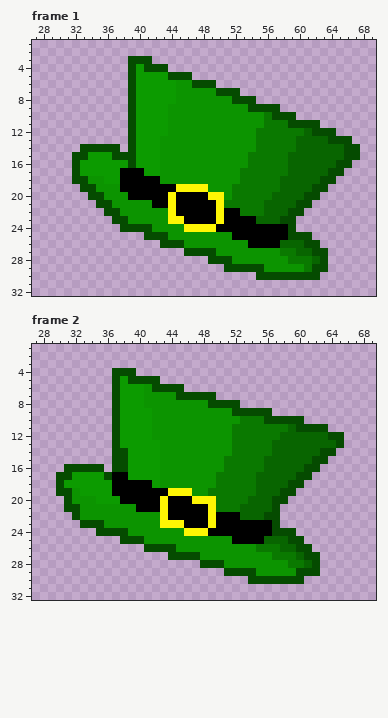
Two versions of one animated GIF sprite, sprites/regular/sptHappy_Patrick-s_Day.gif. Above: the version before the commit.
The file is 80x80 pixels, 2 frames. Colours within 5 levels of each other are drawn and written as one. Shown: frame 1: x 27..69, y 1..32; frame 2: x 27..69, y 1..32.
Once edited:
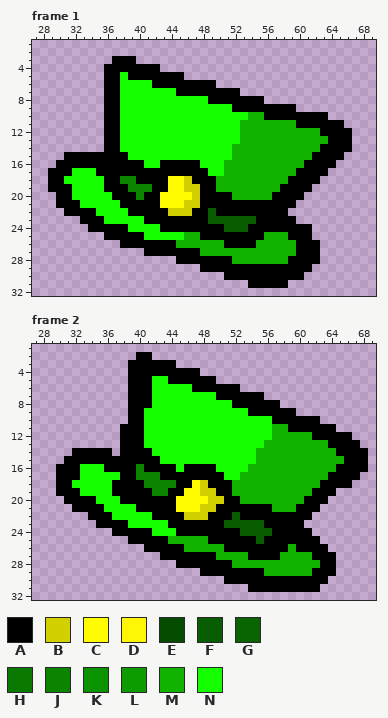
Palette (. is transparent): A #000000  B #d3d000  C #fffd00  D #fef604  E #054b00  F #085d00  G #086500  H #0a7900  J #0b8500  K #0c9400  L #0c9b00  M #0fb300  N #16ff00
The edit:
Changed rows in their new state; - is an unchanged pixel.
Frame 1:
first column x 29:
 3 --------AAA..--------------------------
 4 -------AAAAAAA.------------------------
 5 -------AANAAAAAAA.---------------------
 6 -------AANNNNAAAAAAAA------------------
 7 -------AANNNNNNNAAAAAAAA---------------
 8 -------AANNNNNNNNNNNAAAAAAA------------
 9 -------AANNNNNNNNNNNNNNAAAAAAAA--------
10 -------AANNNNNNNNNNNNNNNNMMAAAAAAAA----
11 -------AANNNNNNNNNNNNNNNMMMMMMMAAAAAA--
12 -------AANNNNNNNNNNNNNNNMMMMMMMMMMAAAA-
13 -------AANNNNNNNNNNNNNNNMMMMMMMMMMMAAA-
14 ----...AANNNNNNNNNNNNNNMMMMMMMMMMMAAAA.
15 --AAAAAAAANNNNNNNNNNNNNMMMMMMMMMMAAAA..
16 -AAAAAAAAAAANNAAAAANNNMMMMMMMMMMAAAA..-
17 AAANNNAAA---AAAAAAAANNMMMMMMMMMAAAA..--
18 AANNNNNAAJJ---ACCBAAAMMMMMMMMMAAAA..---
19 AAANNNNAA-JJJ--CCBBAAMMMMMMMMAAAA..----
20 -AANNNNNAA-J--CCCCB-AAAMMMMMAAAA..-----
21 -AAANNNNNAAAA-CCCBB--AAAAAAAAAA..------
22 --AAAANNNNAAAAABBB--FA--AAAAAA..-------
23 ----AAANNNNNAAAAA---FFFFFFAAAAA--------
24 -----AAAAANNNNAAAAAAA-FFF-----AAA------
25 -------AAAAANNNNNMMAAAA----MMMAAA------
26 ---------AAAAAAAMMMMMMAAA-MMMMMAAA-----
27 ------------AAAAAAAMMMMMMMMMMMMAAA.----
28 ----------------AAAAAAAMMMMMMMAAAA.----
29 -------------------AAAAAAAAAAAAAA..----
30 ----------------------AAAAAAAAAA..-----
31 -------------------------AAAAA---------
Frame 2:
first column x 30:
 2 ----------AA---------------------------
 3 ---------AAAAAA------------------------
 4 -------..AAAAAAAAA---------------------
 5 -------..AAANNAAAAAA-------------------
 6 -------..AAANNNNNAAAAAA----------------
 7 -------..AAANNNNNNNNAAAAAA-------------
 8 -------..AAANNNNNNNNNNAAAAAA-----------
 9 -------..AANNNNNNNNNNNNNAAAAAA---------
10 -------..AANNNNNNNNNNNNNNNNAAAAAA------
11 -------.AAANNNNNNNNNNNNNNNNMMAAAAAA----
12 -------.AAANNNNNNNNNNNNNNNNMMMMMAAAAA--
13 -------.AAANNNNNNNNNNNNNNNMMMMMMMMAAAA-
14 --AAAAA.AAAANNNNNNNNNNNNNMMMMMMMMMMAAAA
15 -AAAAAAAAAAAANNNNNNNNNNNNMMMMMMMMMMMAAA
16 AAANNNAAAAJAAAANAAAANNNNMMMMMMMMMMMAAAA
17 AAANNNNN-AJJJAAAAAAAANNMMMMMMMMMMMAAAA-
18 AANNNNN----JJJJAACBAAAMMMMMMMMMMMAAAA--
19 AAANNNN-----JJAACCBBAAMMMMMMMMMMAAA----
20 -AAAANNN-----A-CCCCBBAAMMMMMMMMAAA-----
21 -.AAAANNNN---A-CCCBBAAAAAAAMMMAAA------
22 --..AAANNNNNAA--BBBA--FAAAAAAAAA-------
23 ---..AAAANNNNNAA---A-FFFFF-AAAA--------
24 -----..AAAAANNNAAAA----FFFFAAAAA-------
25 --------.AAAAAMMMMMAAA---FAAAAAAA------
26 -----------AAAAAMMMMMAAAAAAAAMAAAA-----
27 -------------AAAAAAAMMMMAAAAMMMMAAA----
28 ---------------AAAAAAAMMMMMMMMMMMAA----
29 ------------------AAAAAAAAMMMMMMAAA----
30 ---------------------AAAAAAAAAAAAA-----
31 ------------------------AAAAAAAAA------
Pixel boxes of the changes (left, top, right, bottom) in both pictures:
changed: (48, 56, 360, 288)
changed: (56, 352, 368, 592)
